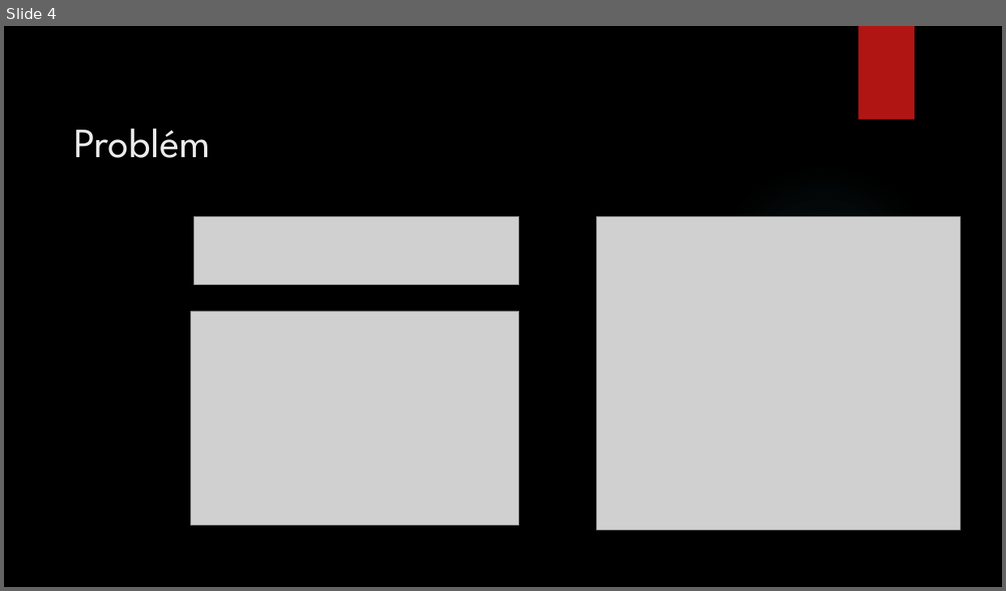
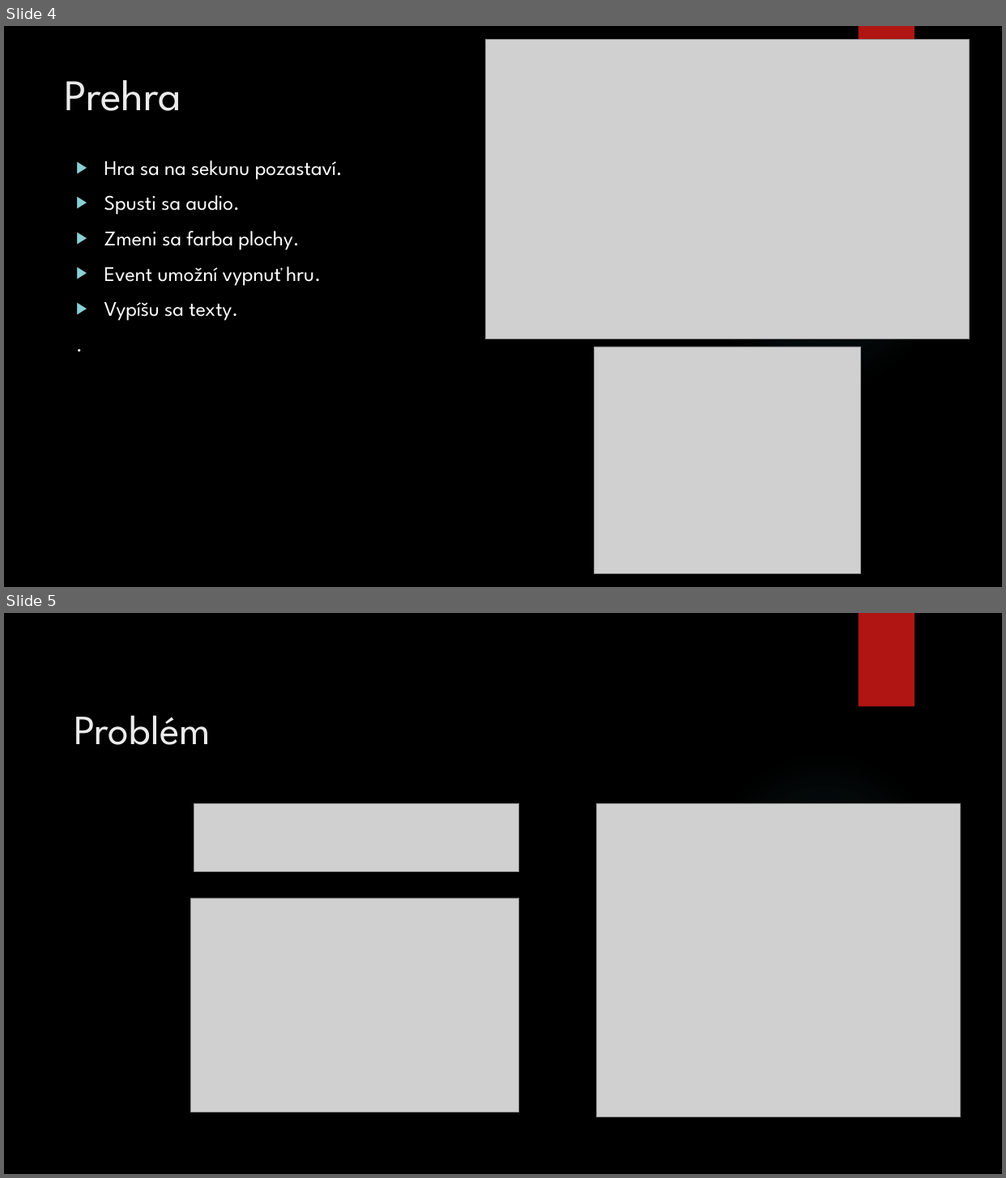
Before and after one commit to AdamMikula/PI1, a slide deck: Snake/Hungry Snake.pptx. Shown one above the other, each under a label of ours: slide 4 before the commit, slides 4 and 5 after it. The pictures are 1006x591 and 1006x1178 pixels, drawn with LibreOffice and Linux fonts; fonts in the diff are those of the drawing; grey boxes stand for pictures; background and template pictures are left out. Boxes give left, top, right and bottom in pixels: in the first picture for what was removed or moved away, otherwise in the second. Text is boxed around its words. In the diff, an @@ line names an element or a change of style, - is before the commit and + after.

```diff
--- a/Snake/Hungry Snake.pptx
+++ b/Snake/Hungry Snake.pptx
@@ slide 4 added at bbox=[4, 26, 1002, 587], background picture (left out); not listed: 2 template elements that a slide beside it also shows @@
@@ picture added at bbox=[485, 40, 969, 339] @@
@@ title added at bbox=[65, 80, 181, 111], 42 pt, text #EBEBEB @@
+Prehra
@@ text added at bbox=[104, 160, 343, 321], 20 pt, text #FFFFFF @@
+▶ Hra sa na sekunu pozastaví.
+▶ Spusti sa audio.
+▶ Zmeni sa farba plochy.
+▶ Event umožní vypnuť hru.
+▶ Vypíšu sa texty.
+.
@@ picture added at bbox=[594, 347, 861, 574] @@
@@ what was slide 4 is now slide 5 @@
```
Also in this commit, not shown: 3 slides changed.
